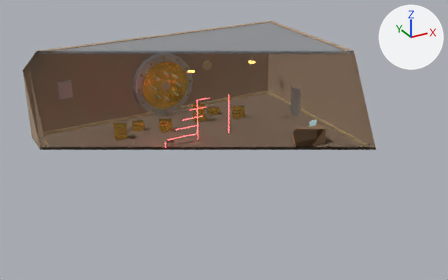
An edit to the glTF model apps/web/public/models/interior-vault.glb, drawn before and after from the same camera.
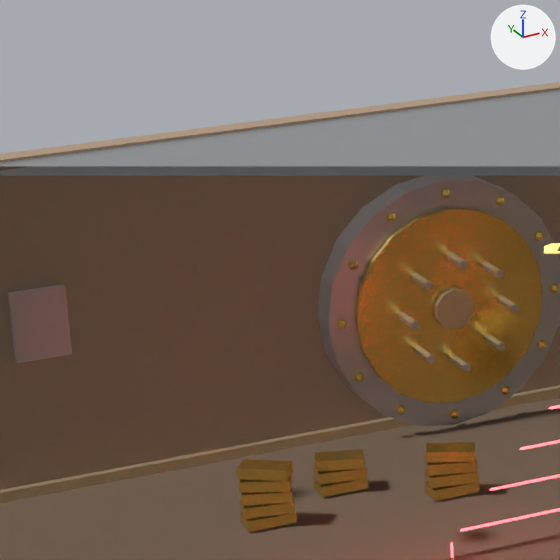
Each version appears first whole from a 50 mm camera at (-12.85, -24.52, 12.83) aimed at (0.22, -0.77, 0.96), and next in a close-up on the part from 12% to 43% of the width and 4% to 53% of the height. Every picture has the same lights, and +X, +Y and +Z are marked at upper right. The older version's two pictures come first. Everything nearer to the camera than a plane just in front of the edit is cut away.

In view in the first close-up: 'room.vault.floor', 'room.vault.gold', 'room.vault.metal', 'room.vault.trim', 'room.vault.wall' and 2 more.
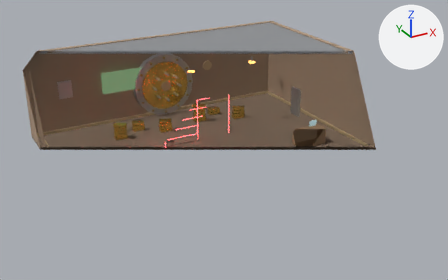
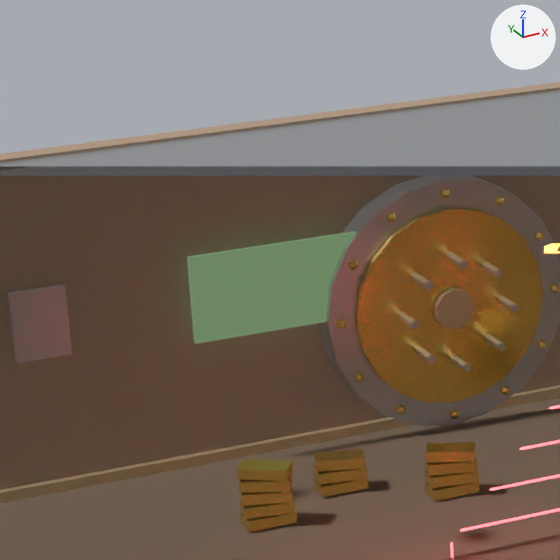
Changed parts and their boxes [x1, y1, x2, y2] in the close-ups (560 x 560 px):
```json
{"object": "room.vault.screen", "change": "added", "after": [187, 231, 356, 344]}
```

Edits to the scene script, one JSON object a line:
```json
{"op": "add", "block": "mat_screen", "code": ["mat_screen = principled_material('screen')", "mat_screen.base_color = (0.08, 0.09, 0.08)  # dark grey #505550", "mat_screen.metallic = 0.2", "mat_screen.roughness = 0.4", "mat_screen.emission_color = (0.125, 0.225, 0.11)  # green #63825d", "mat_screen.emission_strength = 1.0"]}
{"op": "add", "block": "me_screen", "code": ["me_screen = bpy.data.meshes.new('screen')", "me_screen.from_pydata(...)  # a box spanning x -3.5..-0.9, y 5.69..5.75, z 1.88..3.02", "me_screen.materials.append(mat_screen)  # dark grey #505550, glowing green #63825d"]}
{"op": "add", "block": "ob_room_vault_screen", "code": ["ob_room_vault_screen = bpy.data.objects.new('room.vault.screen', me_screen)", "ob_room_vault_screen.location = (0.0, 0.0, 0.0)"]}
```
